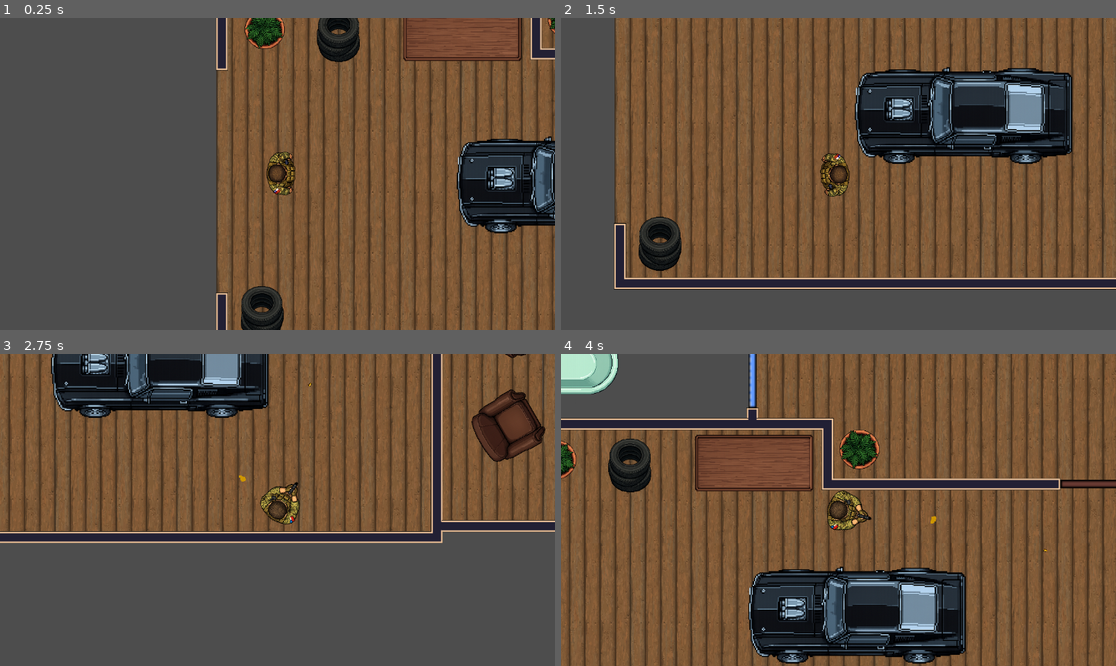
Above: before the commit, frames 1-4 (two rows, left to right).
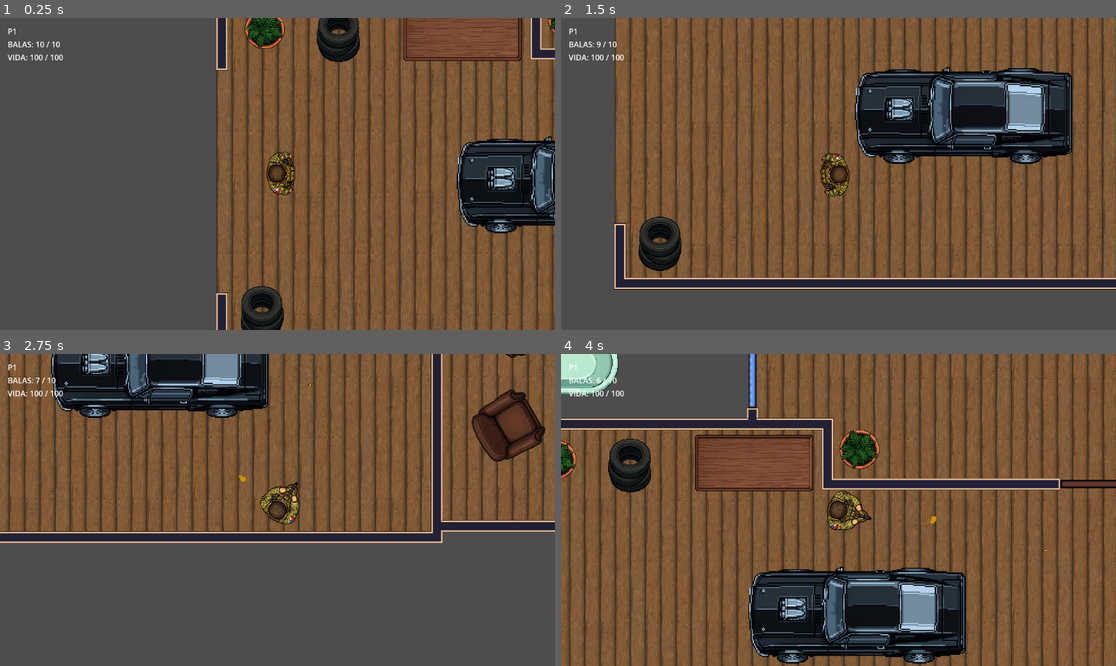
Above: after the commit, the same moments.

Repository: rodripgg/hotline-los-angeles
Game: Godot game, scene res://scenes/levels/test/test_arena.tscn
Two runs of this game, one before a commit and one after it. Both use one fixed random seed, a clock stepped at 60 frames per second and the inputs below.
Inputs (mouse positions are in pixels of both pictures, inside the frame that each line leads up to):
- Up to frame 1 (0.25 s): no input
- Up to frame 2 (1.5 s): tap Enter at 0.5 s; move the mouse to (960, 158) at 0.52 s; press the mouse at (960, 158) at 0.53 s; hold D (move_right) 0.53-1.28 s; move the mouse to (727, 189) at 1.27 s; release the mouse at (727, 189) at 1.28 s; hold S (move_down) from 1.28 s (still down); right-click (727, 189) at 1.35 s
- Up to frame 3 (2.75 s): click (166, 525) at 1.55 s; move the mouse to (333, 441) at 2.02 s; release S (move_down) at 2.03 s; press the mouse at (333, 441) at 2.03 s; hold D (move_right) from 2.03 s (still down)
- Up to frame 4 (4 s): move the mouse to (810, 572) at 2.77 s; release D (move_right) at 2.78 s; release the mouse at (810, 572) at 2.78 s; hold W (move_up) 2.78-3.53 s; click (810, 572) at 2.85 s; move the mouse to (1005, 556) at 3.52 s; hold A (move_left) from 3.53 s (still down); hold Right mouse button (aim) from 3.53 s (still down); click (1005, 556) at 3.8 s

The runs differ from the first frame. In frame 1, 0.2% of the frame differs, in the area x 1-12%, y 3-14%; in frame 2, 0.2%; in frame 3, 0.2%; in frame 4, 0.2%.

Commit message:
HUD basica

Diff:
--- a/project.godot
+++ b/project.godot
@@ -61,6 +61,16 @@
 "events": [Object(InputEventKey,"resource_local_to_scene":false,"resource_name":"","device":-1,"window_id":0,"alt_press …(192 unchanged characters)…
 ]
 }
+debug_heal={
+"deadzone": 0.2,
+"events": [Object(InputEventKey,"resource_local_to_scene":false,"resource_name":"","device":-1,"window_id":0,"alt_pressed":false,"shift_pressed":false,"ctrl_pressed":false,"meta_pressed":false,"pressed":false,"keycode":0,"physical_keycode":76,"key_label":0,"unicode":108,"location":0,"echo":false,"script":null)
+]
+}
+debug_reload={
+"deadzone": 0.2,
+"events": [Object(InputEventKey,"resource_local_to_scene":false,"resource_name":"","device":-1,"window_id":0,"alt_pressed":false,"shift_pressed":false,"ctrl_pressed":false,"meta_pressed":false,"pressed":false,"keycode":0,"physical_keycode":82,"key_label":0,"unicode":114,"location":0,"echo":false,"script":null)
+]
+}
 
 [physics]
 
--- a/scenes/entities/characters/player.tscn
+++ b/scenes/entities/characters/player.tscn
@@ -12,8 +12,10 @@
 
 [node name="Player" type="CharacterBody2D" unique_id=89750377]
 script = ExtResource("1_kjp8n")
+move_speed = 1200.0
 fire_interval = 1.0
 bullet_scene = ExtResource("2_4rl2u")
+max_ammo = 10
 
 [node name="IdleSprite" type="Sprite2D" parent="." unique_id=1617459845]
 position = Vector2(43, -4)
--- a/scenes/levels/test/test_arena.tscn
+++ b/scenes/levels/test/test_arena.tscn
@@ -1,5 +1,6 @@
 [gd_scene format=3 uid="uid://cw66xpitl0575"]
 
+[ext_resource type="Script" uid="uid://bq3agsgh4ysc8" path="res://scripts/gameplay/levels/test_arena.gd" id="1_1hciv"]
 [ext_resource type="Texture2D" uid="uid://ca7vqmlm6eiiq" path="res://assets/art/textures/world/WoodTile.jpg" id="1_aik4n"]
 [ext_resource type="PackedScene" uid="uid://ch3qto5qo2fku" path="res://scenes/entities/characters/player.tscn" id="1_x3phh"]
 [ext_resource type="Texture2D" uid="uid://113ok2cyfaun" path="res://assets/art/textures/world/WallStart.png" id="2_aik4n"]
@@ -19,6 +20,7 @@
 [ext_resource type="Texture2D" uid="uid://j4lnnhp8j484" path="res://assets/art/sprites/decoration/TiresSprite.png" id="16_y0b4k"]
 [ext_resource type="Texture2D" uid="uid://vrv1i2iubet6" path="res://assets/art/sprites/decoration/WashBasinSprite.png" id="18_s348h"]
 [ext_resource type="Texture2D" uid="uid://uwxqfgxyl8w6" path="res://assets/art/sprites/decoration/ChairSprite.png" id="19_oa6j3"]
+[ext_resource type="PackedScene" uid="uid://bkj1k1arutlm0" path="res://scenes/ui/hud/player_hud.tscn" id="20_r4hr2"]
 
 [sub_resource type="RectangleShape2D" id="RectangleShape2D_3ial6"]
 size = Vector2(283.33423, 80)
@@ -72,6 +74,7 @@
 size = Vector2(304, 336)
 
 [node name="TestArena" type="Node2D" unique_id=1834121703]
+script = ExtResource("1_1hciv")
 
 [node name="World" type="Node2D" parent="." unique_id=122882190]
 
@@ -1196,7 +1199,7 @@
 texture = ExtResource("11_8p47l")
 
 [node name="Bed" type="StaticBody2D" parent="Decoration" unique_id=1227284869]
-position = Vector2(2504, -3000)
+position = Vector2(2504, -2884)
 
 [node name="CollisionShape2D" type="CollisionShape2D" parent="Decoration/Bed" unique_id=1857032097]
 position = Vector2(4, -4)
@@ -1324,3 +1327,5 @@
 [node name="Sprite2D" type="Sprite2D" parent="Decoration/Chair" unique_id=1296006404]
 scale = Vector2(0.35999942, 0.35999942)
 texture = ExtResource("19_oa6j3")
+
+[node name="PlayerHud" parent="." unique_id=1129002567 instance=ExtResource("20_r4hr2")]
--- /dev/null
+++ b/scenes/ui/hud/player_hud.tscn
@@ -0,0 +1,31 @@
+[gd_scene format=3 uid="uid://bkj1k1arutlm0"]
+
+[ext_resource type="Script" uid="uid://cg3xvou7ynu4a" path="res://scripts/ui/player_hud.gd" id="1_6k60i"]
+
+[node name="PlayerHud" type="CanvasLayer" unique_id=1129002567]
+script = ExtResource("1_6k60i")
+
+[node name="MarginContainer" type="MarginContainer" parent="." unique_id=1213355421]
+anchors_preset = -1
+offset_left = 16.0
+offset_top = 16.0
+offset_right = 40.0
+offset_bottom = 82.0
+
+[node name="VBoxContainer" type="VBoxContainer" parent="MarginContainer" unique_id=65403195]
+layout_mode = 2
+
+[node name="PlayerNameLabel" type="Label" parent="MarginContainer/VBoxContainer" unique_id=897412462]
+layout_mode = 2
+text = "PlayerName"
+
+[node name="AmmoLabel" type="Label" parent="MarginContainer/VBoxContainer" unique_id=2112278800]
+layout_mode = 2
+text = "Ammo: 20"
+
+[node name="HealthLabel" type="Label" parent="MarginContainer/VBoxContainer" unique_id=457864261]
+layout_mode = 2
+text = "Life: 100"
+
+[node name="HealthBar" type="TextureProgressBar" parent="MarginContainer/VBoxContainer" unique_id=317467581]
+layout_mode = 2
--- a/scripts/gameplay/characters/player.gd
+++ b/scripts/gameplay/characters/player.gd
@@ -1,22 +1,31 @@
 extends CharacterBody2D
+
+signal ammo_changed(current: int, max_ammo: int)
 
 @export var move_speed: float = 1400.0
 @export var fire_interval: float = 0.52
+
+# control
 @export_enum("KeyboardMouse", "Gamepad") var control_scheme: int = 0
 @export var joy_id: int = 0
+
+# weapon
 @export var bullet_scene: PackedScene
-
 @onready var weapon_pivot: Node2D = $WeaponPivot
 @onready var muzzle: Marker2D = $WeaponPivot/Muzzle
 
+# player
 @onready var idle_sprite: Sprite2D = $IdleSprite
 @onready var aim_sprite: Sprite2D = $AimSprite
 @onready var dead_sprite: Sprite2D = $DeadSprite
 @onready var health_component: HealthComponent = $HealthComponent
 
+# weapon
+@export var max_ammo: int = 20
+var current_ammo: int = 20
+var is_dead: bool = false
 var facing_dir: Vector2 = Vector2.RIGHT
 var fire_cooldown: float = 0.0
-var is_dead: bool = false
 
 func _ready() -> void:
 	motion_mode = CharacterBody2D.MOTION_MODE_FLOATING
@@ -24,12 +33,15 @@
 	idle_sprite.visible = true
 	aim_sprite.visible = false
 	dead_sprite.visible = false
+	current_ammo = max_ammo
+	ammo_changed.emit(current_ammo, max_ammo)
 
 func _physics_process(delta: float) -> void:
+	if is_dead:
+		return
 	_handle_move()
 	_handle_fire(delta)
 	_handle_aim()
-	_handle_fire(delta)
 
 func _handle_move() -> void:
 	var move_dir := InputRouter.get_move_vector(control_scheme, joy_id)
@@ -41,10 +53,8 @@
 	if aim_dir != Vector2.ZERO:
 		facing_dir = aim_dir
 		rotation = facing_dir.angle()
-
 	var is_aiming := InputRouter.is_aim_pressed(control_scheme, joy_id) \
 		or InputRouter.is_fire_pressed(control_scheme, joy_id)
-
 	_update_sprite_state(is_aiming)
 
 func _handle_fire(delta: float) -> void:
@@ -63,18 +73,23 @@
 	if bullet_scene == null:
 		push_warning("No hay bullet_scene asignada en Player.")
 		return
-
-
+	if current_ammo <= 0:
+		return
+	current_ammo -= 1
+	ammo_changed.emit(current_ammo, max_ammo)
 	var bullet := bullet_scene.instantiate()
 	bullet.global_position = muzzle.global_position
 	bullet.rotation = facing_dir.angle()
-
 	if bullet.has_method("setup"):
 		bullet.setup(facing_dir)
-
 	get_tree().current_scene.add_child(bullet)
 
+func reload_full() -> void:
+	current_ammo = max_ammo
+	ammo_changed.emit(current_ammo, max_ammo)
 
+func apply_damage(amount: int) -> void:
+	health_component.damage(amount)
 
 func _update_sprite_state(is_aiming: bool) -> void:
 	if is_dead:
@@ -88,9 +103,6 @@
 	aim_sprite.visible = false
 	dead_sprite.visible = true
 
-func apply_damage(amount: int) -> void:
-	health_component.damage(amount)
-
 func _on_died() -> void:
 	is_dead = true
 	_show_dead_state()
@@ -101,3 +113,7 @@
 func _unhandled_input(event: InputEvent) -> void:
 	if event.is_action_pressed("debug_damage"):
 		apply_damage(10)
+	if event.is_action_pressed("debug_heal"):
+		health_component.heal(10)
+	if event.is_action_pressed("debug_reload"):
+		reload_full()
--- /dev/null
+++ b/scripts/gameplay/levels/test_arena.gd
@@ -0,0 +1,7 @@
+extends Node2D
+
+@onready var player = $Player
+@onready var player_hud: CanvasLayer = $PlayerHud
+
+func _ready() -> void:
+	player_hud.setup(player, "P1")
--- /dev/null
+++ b/scripts/ui/player_hud.gd
@@ -0,0 +1,35 @@
+extends CanvasLayer
+
+@onready var player_name_label: Label = $MarginContainer/VBoxContainer/PlayerNameLabel
+@onready var health_bar: TextureProgressBar = $MarginContainer/VBoxContainer/HealthBar
+@onready var health_label: Label = $MarginContainer/VBoxContainer/HealthLabel
+@onready var ammo_label: Label = $MarginContainer/VBoxContainer/AmmoLabel
+
+var player: Node = null
+var health_component: Node = null
+
+func setup(player_node: Node, player_name: String) -> void:
+	player = player_node
+	player_name_label.text = player_name
+
+	health_component = player.get_node("HealthComponent")
+	if health_component == null:
+		push_warning("PlayerHUD: no se encontró HealthComponent.")
+		return
+
+	if health_component.has_signal("health_changed"):
+		health_component.health_changed.connect(_on_health_changed)
+
+	if player.has_signal("ammo_changed"):
+		player.ammo_changed.connect(_on_ammo_changed)
+
+	_on_health_changed(health_component.current_health, health_component.max_health)
+	_on_ammo_changed(player.current_ammo, player.max_ammo)
+
+func _on_health_changed(current: int, max_health: int) -> void:
+	health_bar.max_value = max_health
+	health_bar.value = current
+	health_label.text = "VIDA: %d / %d" % [current, max_health]
+
+func _on_ammo_changed(current: int, max_ammo: int) -> void:
+	ammo_label.text = "BALAS: %d / %d" % [current, max_ammo]
Not shown, added: scripts/gameplay/levels/test_arena.gd.uid
Not shown, added: scripts/ui/player_hud.gd.uid
